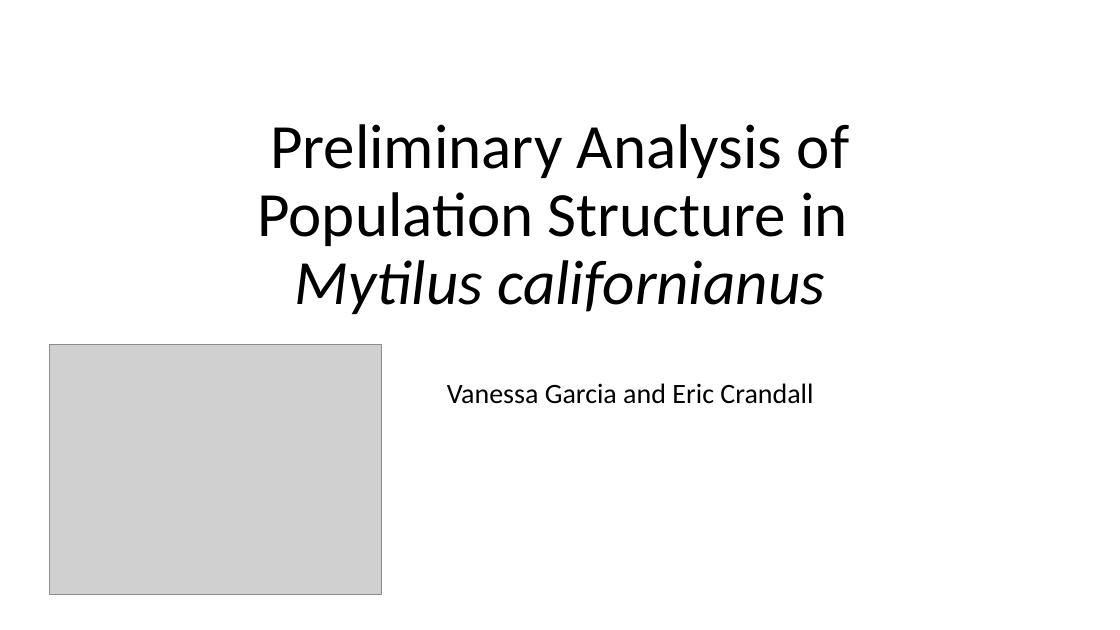
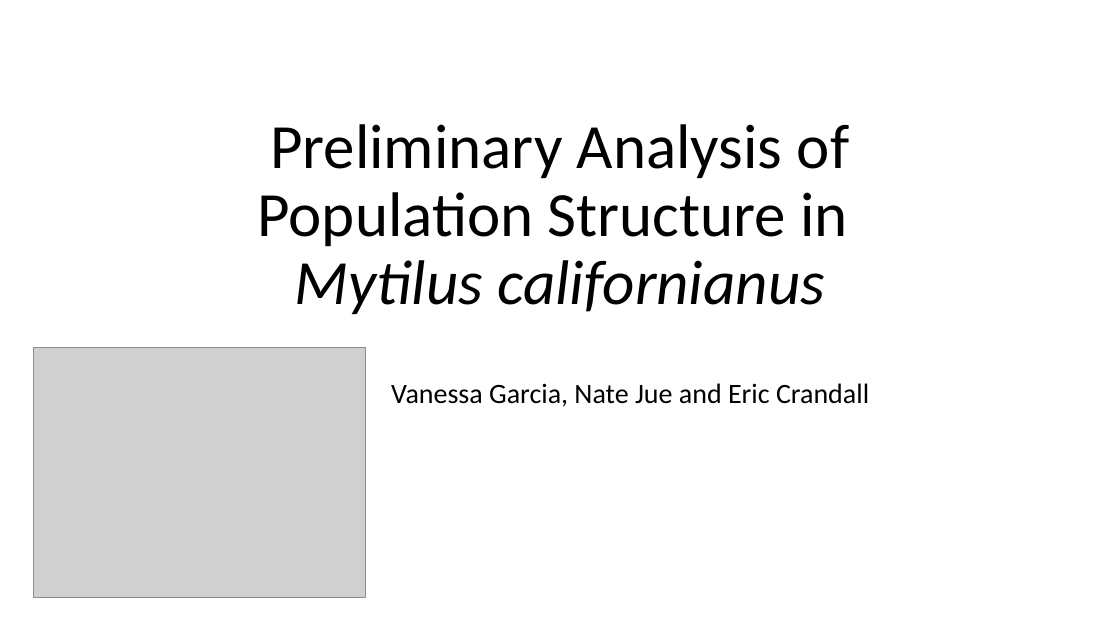
Before and after one commit to anothervanessa/Mytilus, a slide deck: slide 1 of preliminary_mcalifornianus_results/Preliminary_Presentation.pptx. Drawn at 1120x630 pixels with LibreOffice and Linux fonts; fonts in the diff are those of the drawing; grey boxes stand for pictures. Boxes give left, top, right and bottom in pixels: in the first picture for what was removed or moved away, otherwise in the second. Text is boxed around its words. In the diff, an @@ line names an element or a change of style, - is before the commit and + after.

Commit message:
minor change

```diff
--- a/preliminary_mcalifornianus_results/Preliminary_Presentation.pptx
+++ b/preliminary_mcalifornianus_results/Preliminary_Presentation.pptx
@@ picture: place and size @@
-picture at box(50, 344, 381, 594)
+picture at box(34, 348, 365, 597)
@@ subtitle at box(391, 383, 869, 407): text changed @@
-Vanessa Garcia and Eric Crandall
+Vanessa Garcia, Nate Jue and Eric Crandall
```
Also in this commit, not shown: 1 slide added, 1 slide removed.
